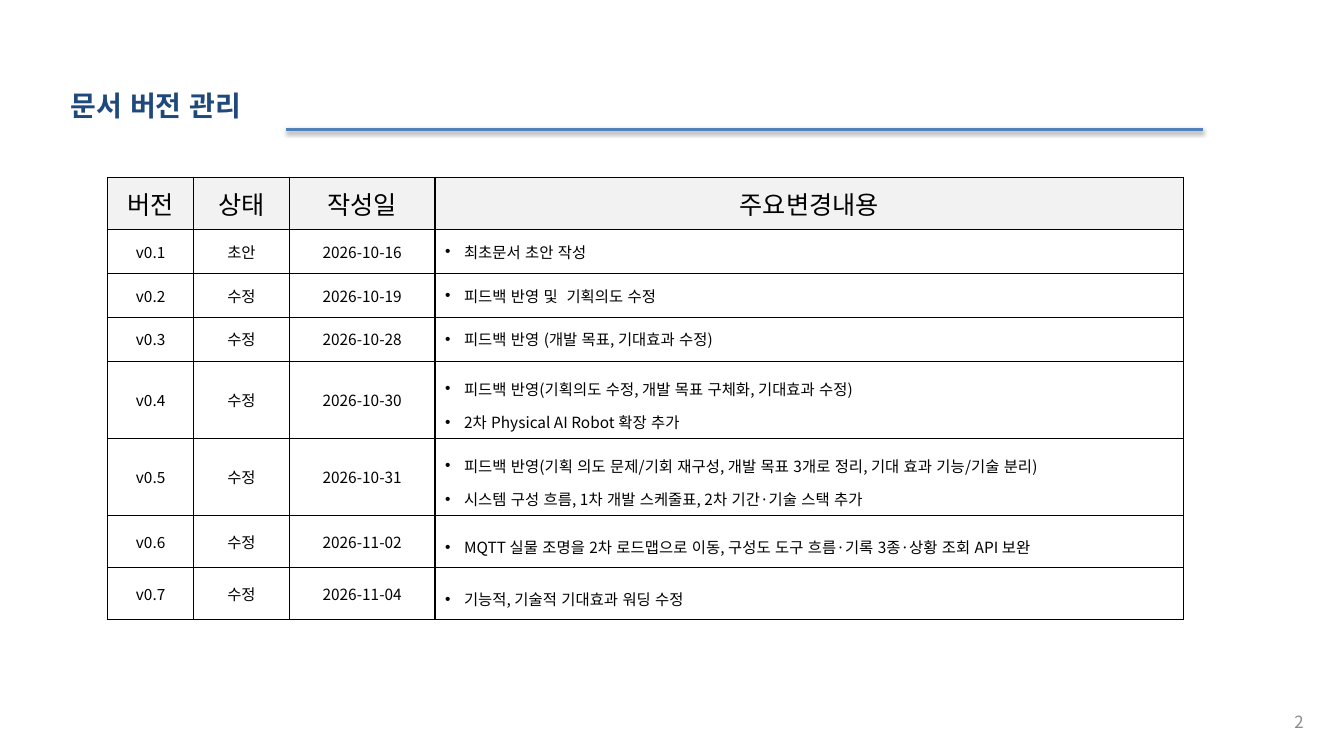
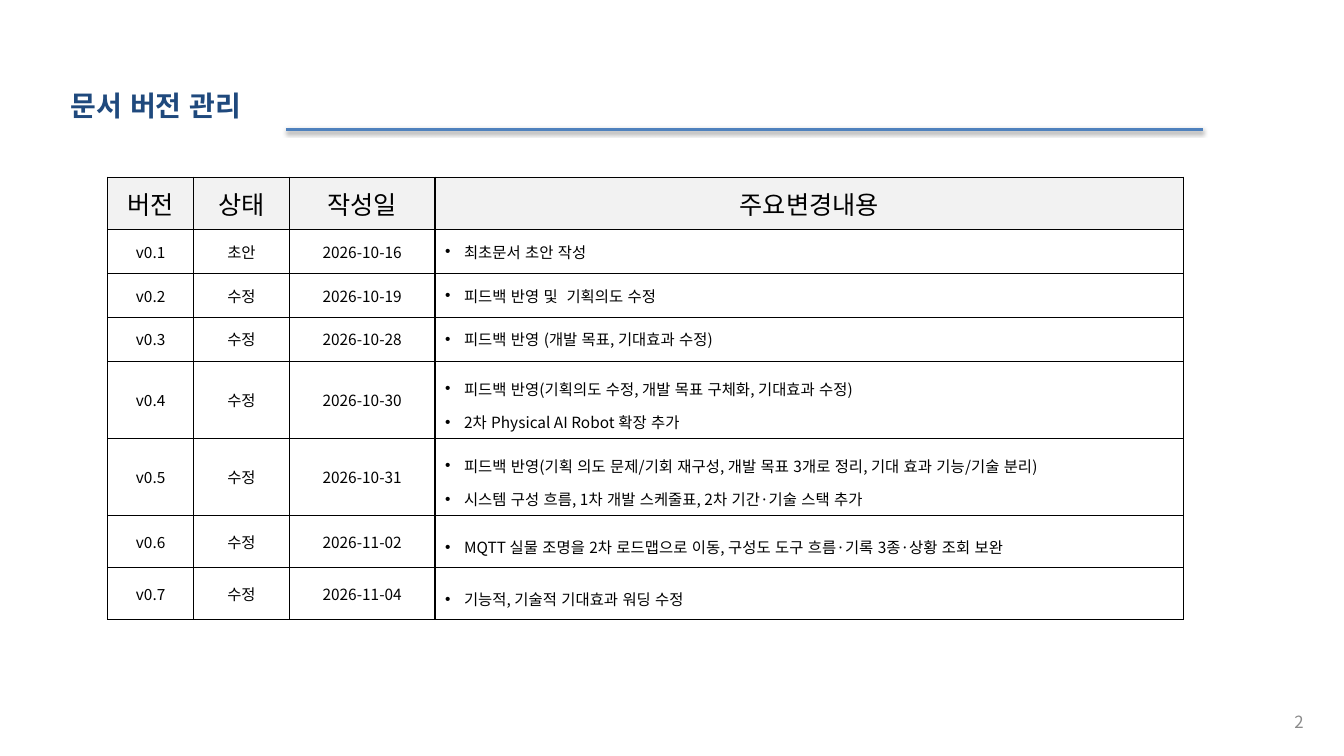
Before and after one commit to selkis4u/smart-museum-aiagent, a slide deck: slide 2 of docs/requirements/3조_스마트박물관_AI_Agent_기획서_v0.7.pptx. Drawn at 1344x756 pixels with LibreOffice and Linux fonts; fonts in the diff are those of the drawing. Boxes give left, top, right and bottom in pixels: in the first picture for what was removed or moved away, otherwise in the second. Text is boxed around its words. In the diff, an @@ line names an element or a change of style, - is before the commit and + after.

```diff
--- a/docs/requirements/3조_스마트박물관_AI_Agent_기획서_v0.7.pptx
+++ b/docs/requirements/3조_스마트박물관_AI_Agent_기획서_v0.7.pptx
@@ table at [108,177,1185,612] @@
-row 7, column 4: MQTT 실물 조명을 2차 로드맵으로 이동, 구성도 도구 흐름·기록 3종·상황 조회 API 보완
+row 7, column 4: MQTT 실물 조명을 2차 로드맵으로 이동, 구성도 도구 흐름·기록 3종·상황 조회 보완
```
Also in this commit, not shown: 2 other slides changed.
